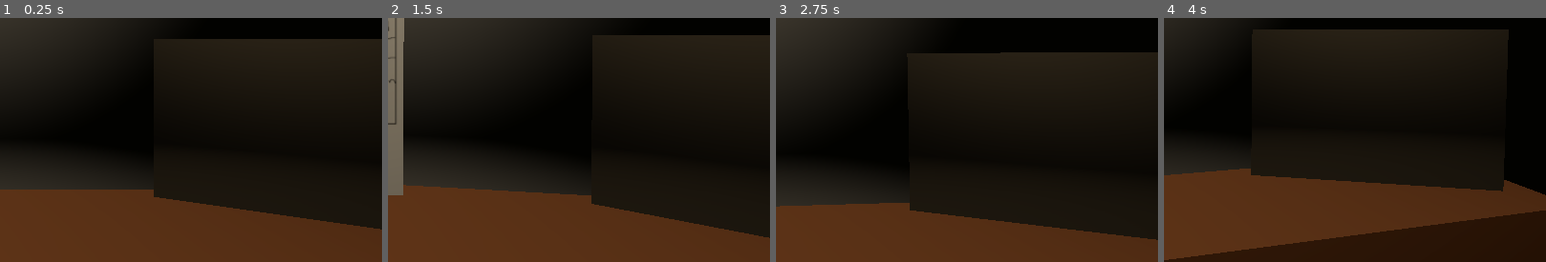
Above: before the commit, frames 1-4 (left to right).
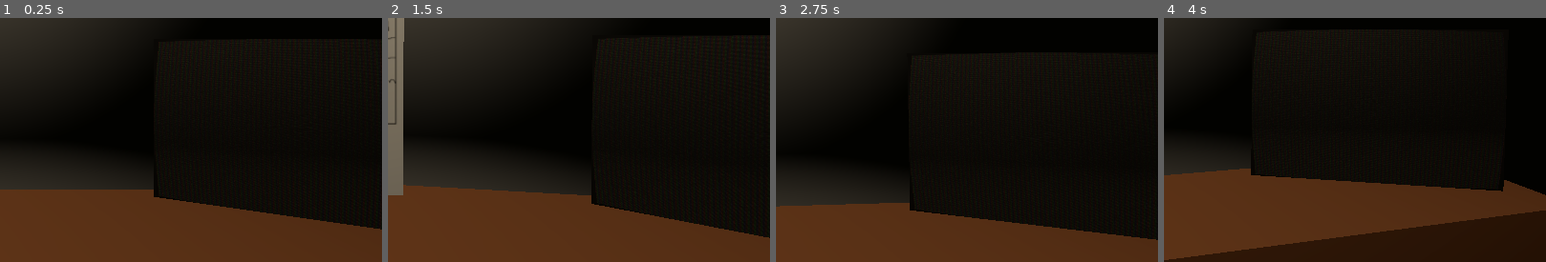
Above: after the commit, the same moments.

Repository: X-y-l/Haunting_House
Game: Godot game, scene res://world.tscn
Two runs of this game, one before a commit and one after it. Both use one fixed random seed, a clock stepped at 60 frames per second and the inputs below.
Inputs (mouse positions are % of the whole screen's width and height, from its top left):
- Up to frame 1 (0.25 s): no input
- Up to frame 2 (1.5 s): tap Enter at 0.5 s; move the mouse to (72, 45) at 0.52 s; tap Space at 1.25 s; move the mouse to (30, 55) at 1.27 s
- Up to frame 3 (2.75 s): tap Enter at 2 s; move the mouse to (60, 28) at 2.02 s
- Up to frame 4 (4 s): tap Space at 2.75 s; move the mouse to (45, 70) at 2.77 s; tap Enter at 3.5 s; move the mouse to (80, 65) at 3.52 s
The pictures show only the part of the screen within x 50-100%, y 46-96%; the shares and areas given below are measured in that part.

The runs differ from the first frame. In frame 1, 0.3% of the frame differs, in the area x 43-100%, y 8-16%; in frame 2, 0.3%; in frame 3, 0.3%, in the area x 37-100%, y 14-22%; in frame 4, 0.3%.

Commit message:
CRT shader

Diff:
--- /dev/null
+++ b/Haunting_House/CRT.gdshader
@@ -0,0 +1,95 @@
+/*
+	CRT shader for Godot Engine by Yui Kinomoto @arlez80
+*/
+shader_type canvas_item;
+
+uniform float pixel_size : hint_range( 1.0, 100.0 ) = 8.0;
+uniform float zoom : hint_range( 0.0, 1.0 ) = 0.937;
+
+uniform sampler2D SCREEN_TEXTURE : hint_screen_texture, filter_linear_mipmap;
+
+// ブラウン管のガラスの曲がり具合（フラットなやつは0.0でいいかな）
+uniform float crt_curve : hint_range( 0.0, 1.0 ) = 0.02;
+// 走査線の濃さ
+uniform float crt_scan_line_color : hint_range( 0.0, 1.0 ) = 0.347;
+// 光量
+uniform float aperture_grille_rate : hint_range( 0.0, 1.0 ) = 0.4;
+// RFスイッチ的ブラー
+uniform float rf_switch_esque_blur : hint_range( 0.0, 1.0 ) = 1.0;
+// 白色ノイズ
+uniform float white_noise_rate : hint_range( 0.0, 1.0 ) = 0.0;
+
+float random( vec2 pos )
+{
+	return fract(sin(dot(pos, vec2(12.9898,78.233))) * 43758.5453);
+}
+
+void fragment( )
+{
+	vec2 zoom_center = vec2(0.5,0.5);
+	vec2 uv_zoom = (UV - zoom_center) * zoom + zoom_center;
+	// ガラスの曲がり具合
+	vec2 crt_curve_shift = ( vec2( 1.0, 1.0 ) - sin( uv_zoom.yx * PI ) ) * crt_curve;
+	vec2 crt_curve_scale = vec2( 1.0, 1.0 ) + crt_curve_shift * 2.0;
+	vec2 texture_fixed_uv = uv_zoom * crt_curve_scale - crt_curve_shift;
+	vec2 fixed_uv = SCREEN_UV * crt_curve_scale - crt_curve_shift;
+	vec2 draw_pixel_size = SCREEN_PIXEL_SIZE*pixel_size/3.0;
+
+	vec2 fixed_uv_pix = (round((fixed_uv / SCREEN_PIXEL_SIZE) / pixel_size)*pixel_size)*SCREEN_PIXEL_SIZE;
+
+	// 範囲外を消す
+	float enable_color = float( 0.0 <= texture_fixed_uv.x && texture_fixed_uv.x <= 1.0 && 0.0 <= texture_fixed_uv.y && texture_fixed_uv.y <= 1.0 );
+
+	// ガラスの曲がり具合から元色を取得 + RFスイッチ的ブラー
+	COLOR.rgb = (
+		(
+			texture( SCREEN_TEXTURE, fixed_uv_pix ).rgb
+		*	( 1.0 - rf_switch_esque_blur * 0.5 )
+		)
+	+	(
+			(
+				texture( SCREEN_TEXTURE, fixed_uv_pix + vec2( -SCREEN_PIXEL_SIZE.x * 3.1, 0.0 ) ).rgb
+			+	texture( SCREEN_TEXTURE, fixed_uv_pix + vec2( SCREEN_PIXEL_SIZE.x * 3.1, 0.0 ) ).rgb
+			)
+			*	( rf_switch_esque_blur * 0.25 )	// （RFノイズ）0.5 * （テクスチャから読んだ2箇所を半分にしたい）0.5
+		)
+	) * enable_color;
+	COLOR.a = 1.0;
+
+	// ------------------------------------------------
+	// 以下はアパーチャグリル上の1ピクセルごとの処理
+	vec2 aperture_grille_pixel = vec2( floor( ( fixed_uv.x / draw_pixel_size.x ) / 3.0 ) * 3.0, fixed_uv.y );
+
+	// 白色ノイズ
+	float white_noise = random( aperture_grille_pixel + vec2( sin( TIME * 0.543254 ), cos( TIME * 0.254323563 ) ) );
+	COLOR.rgb = mix(
+		COLOR.rgb
+	,	vec3( white_noise, white_noise, white_noise )
+	,	white_noise_rate * enable_color
+	);
+
+	// アパーチャグリル再現
+	float aperture_grille_point = mod( ( ( SCREEN_UV.x * crt_curve_scale.x ) - crt_curve_shift.x ) / draw_pixel_size.x, 3.0 );
+	float aperture_grille_r_rate = clamp( 1.0 - aperture_grille_point, 0.0, 1.0 ) + clamp( aperture_grille_point - 2.0, 0.0, 1.0 );
+	float aperture_grille_g_rate = clamp( 1.0 - abs( 1.0 - aperture_grille_point ), 0.0, 1.0 );
+	float aperture_grille_b_rate = 1.0 - aperture_grille_r_rate - aperture_grille_g_rate;
+	COLOR = clamp(
+		COLOR * vec4(
+			normalize( vec3(
+				clamp( aperture_grille_r_rate, aperture_grille_rate, 1.0 )
+			,	clamp( aperture_grille_g_rate, aperture_grille_rate, 1.0 )
+			,	clamp( aperture_grille_b_rate, aperture_grille_rate, 1.0 )
+			) )
+		,	1.0
+		)
+	,	vec4( 0.0, 0.0, 0.0, 0.0 )
+	,	vec4( 1.0, 1.0, 1.0, 1.0 )
+	);
+
+	// 走査線
+	COLOR = mix(
+		COLOR
+	,	vec4( 0.0, 0.0, 0.0, 1.0 )
+	,	float( 0 == int( fixed_uv.y / SCREEN_PIXEL_SIZE.y ) % 2 ) * crt_scan_line_color
+	);
+}
--- a/Haunting_House/project.godot
+++ b/Haunting_House/project.godot
@@ -12,7 +12,7 @@
 
 config/name="Haunting_House"
 run/main_scene="res://world.tscn"
-config/features=PackedStringArray("4.0", "Forward Plus")
+config/features=PackedStringArray("4.1", "Forward Plus")
 config/icon="res://icon.svg"
 
 [display]
--- a/Haunting_House/world.tscn
+++ b/Haunting_House/world.tscn
@@ -1,9 +1,10 @@
-[gd_scene load_steps=13 format=3 uid="uid://bjjq5nfk1syjm"]
+[gd_scene load_steps=15 format=3 uid="uid://bjjq5nfk1syjm"]
 
 [ext_resource type="Texture2D" uid="uid://s7anh1ml1vfn" path="res://board.png" id="1_6lrts"]
 [ext_resource type="PackedScene" uid="uid://bfxh8m6a8md55" path="res://player.tscn" id="1_x7o30"]
 [ext_resource type="Texture2D" uid="uid://cuwb8whbqnqfp" path="res://cctv-texture.tres" id="2_606cp"]
 [ext_resource type="Script" path="res://player.gd" id="3_oveuh"]
+[ext_resource type="Shader" path="res://CRT.gdshader" id="4_kkfxb"]
 
 [sub_resource type="ProceduralSkyMaterial" id="ProceduralSkyMaterial_t2cjy"]
 
@@ -21,6 +22,16 @@
 
 [sub_resource type="StandardMaterial3D" id="StandardMaterial3D_xej8x"]
 albedo_texture = ExtResource("1_6lrts")
+
+[sub_resource type="ShaderMaterial" id="ShaderMaterial_5xoja"]
+shader = ExtResource("4_kkfxb")
+shader_parameter/pixel_size = 8.0
+shader_parameter/zoom = 1.0
+shader_parameter/crt_curve = 0.02
+shader_parameter/crt_scan_line_color = 0.347
+shader_parameter/aperture_grille_rate = 0.4
+shader_parameter/rf_switch_esque_blur = 1.0
+shader_parameter/white_noise_rate = 0.17
 
 [sub_resource type="StandardMaterial3D" id="StandardMaterial3D_s5dlf"]
 resource_local_to_scene = true
@@ -88,8 +99,18 @@
 render_target_update_mode = 4
 
 [node name="CCTV" type="Camera3D" parent="SubViewport"]
-transform = Transform3D(-4.37114e-08, 3.48787e-16, 1, 3.48787e-16, 1, -3.48787e-16, -1, 3.48787e-16, -4.37114e-08, -2.26208, 0.933316, 0.226915)
+transform = Transform3D(0.335928, 2.11351e-16, 0.941888, 3.48787e-16, 1, -3.48787e-16, -0.941888, 4.45686e-16, 0.335928, -2.26208, 0.933316, 0.226915)
 fov = 59.7
+
+[node name="CanvasLayer" type="CanvasLayer" parent="SubViewport/CCTV"]
+
+[node name="ColorRect" type="ColorRect" parent="SubViewport/CCTV/CanvasLayer"]
+material = SubResource("ShaderMaterial_5xoja")
+anchors_preset = 15
+anchor_right = 1.0
+anchor_bottom = 1.0
+grow_horizontal = 2
+grow_vertical = 2
 
 [node name="Screen" type="MeshInstance3D" parent="."]
 transform = Transform3D(0.947768, -0.318959, 1.39422e-08, -1.5246e-23, -4.37114e-08, -1, 0.318959, 0.947768, -4.14283e-08, 1.28145, 1.68746, -1.32072)
Not shown, changed: Haunting_House/board.png.import
